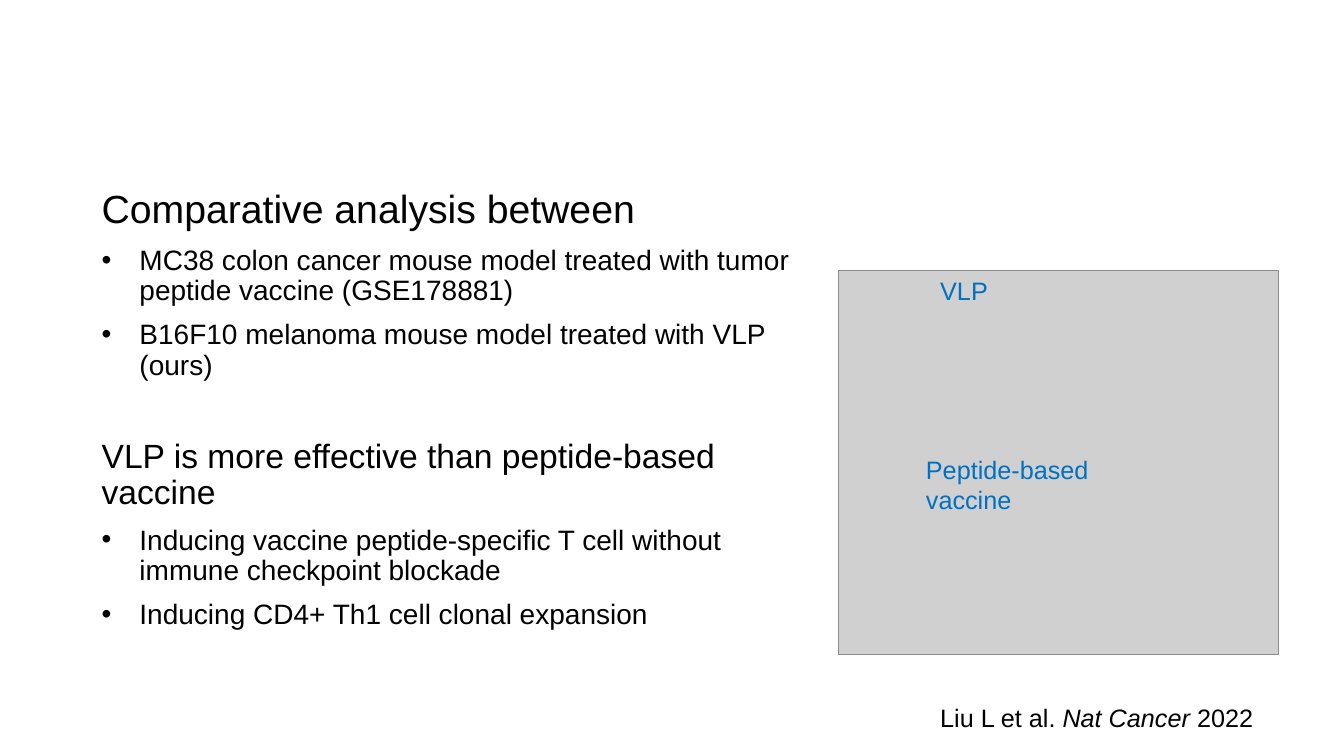
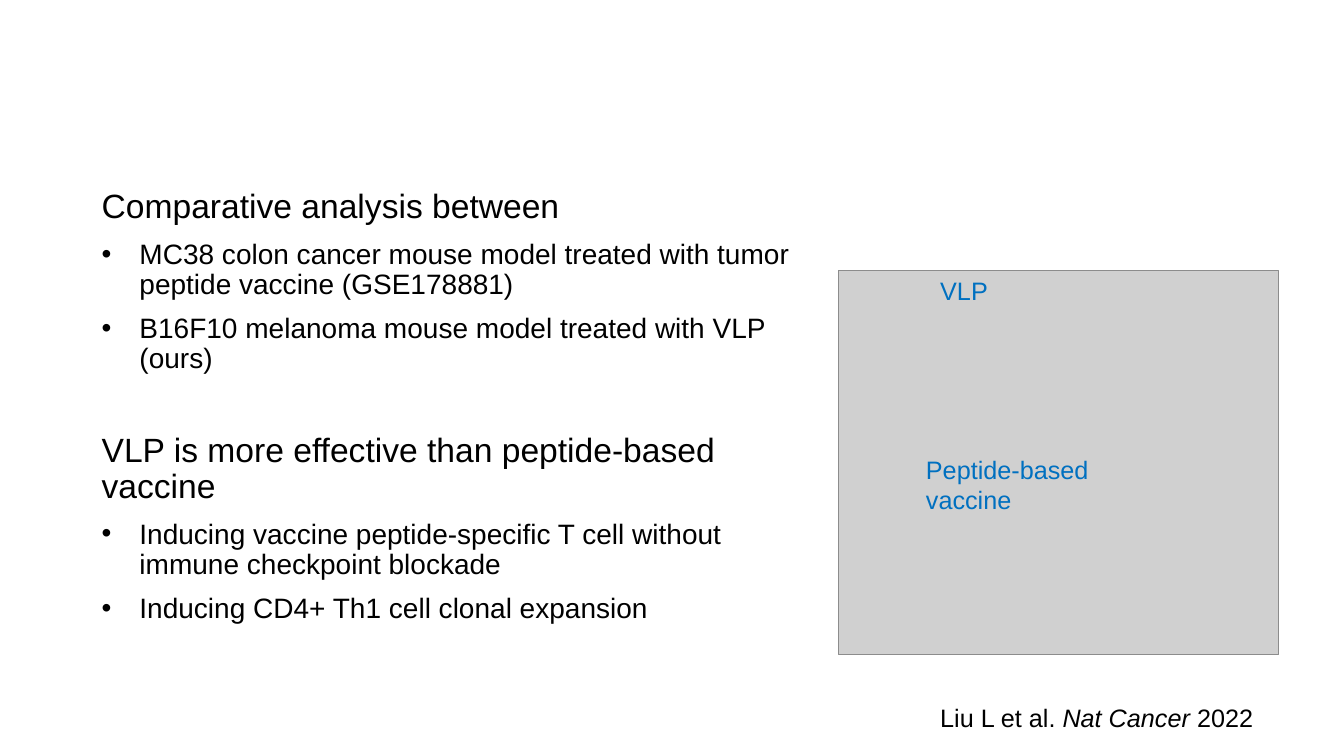
Before and after one commit to liuwd15/liuwd15.github.io, a slide deck: slide 16 of assets/presentations/QS seminar 2025.pptx. Drawn at 1344x756 pixels with LibreOffice and Linux fonts; fonts in the diff are those of the drawing; grey boxes stand for pictures; background and template pictures are left out. Boxes give left, top, right and bottom in pixels: in the first picture for what was removed or moved away, otherwise in the second. Text is boxed around its words. In the diff, an @@ line names an element or a change of style, - is before the commit and + after.

```diff
--- a/assets/presentations/QS seminar 2025.pptx
+++ b/assets/presentations/QS seminar 2025.pptx
@@ text at (x1=102, y1=193, x2=559, y2=225): size 28 to 24 pt in "Comparative analysis between" @@
```
Also in this commit, not shown: 2 other slides changed.
